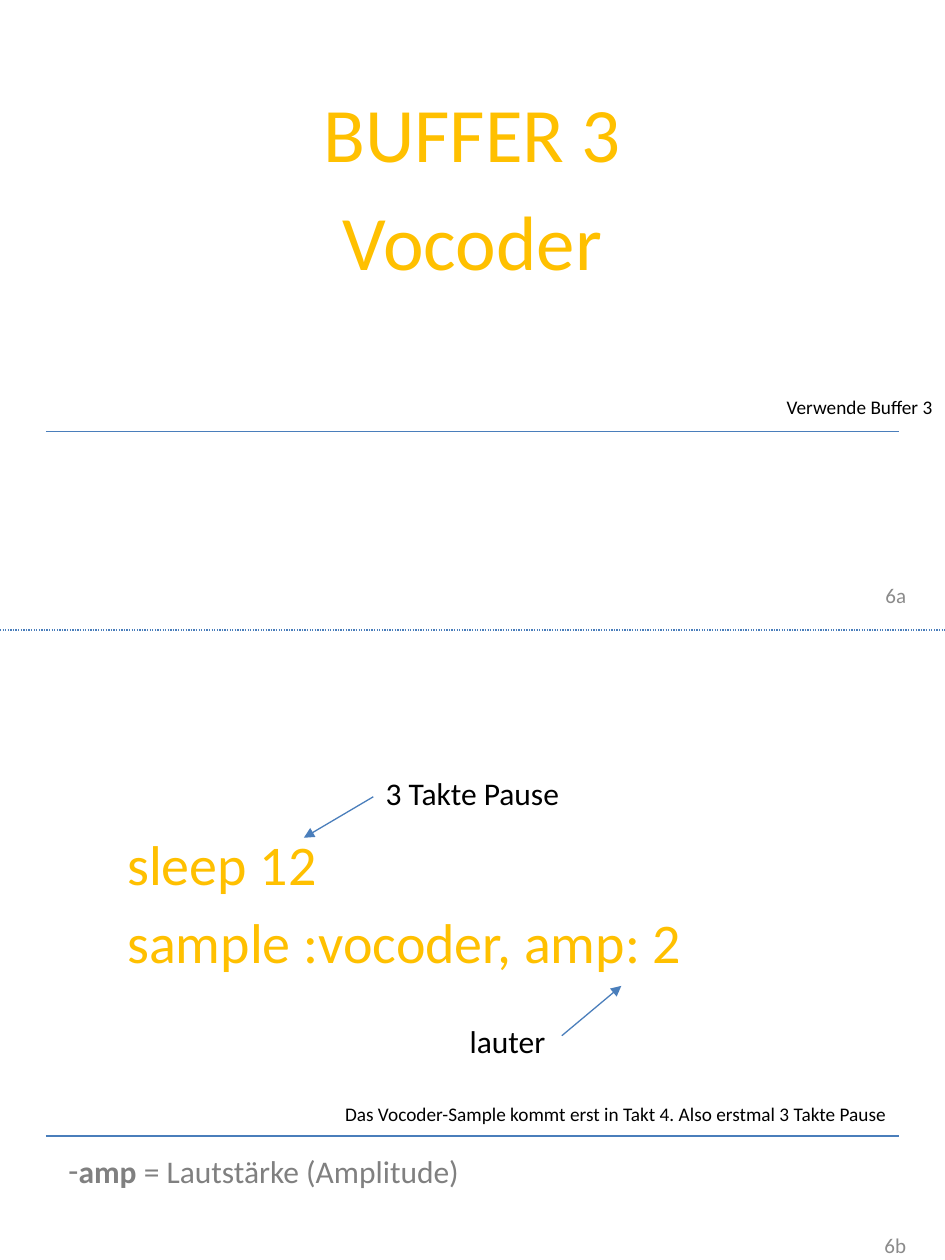
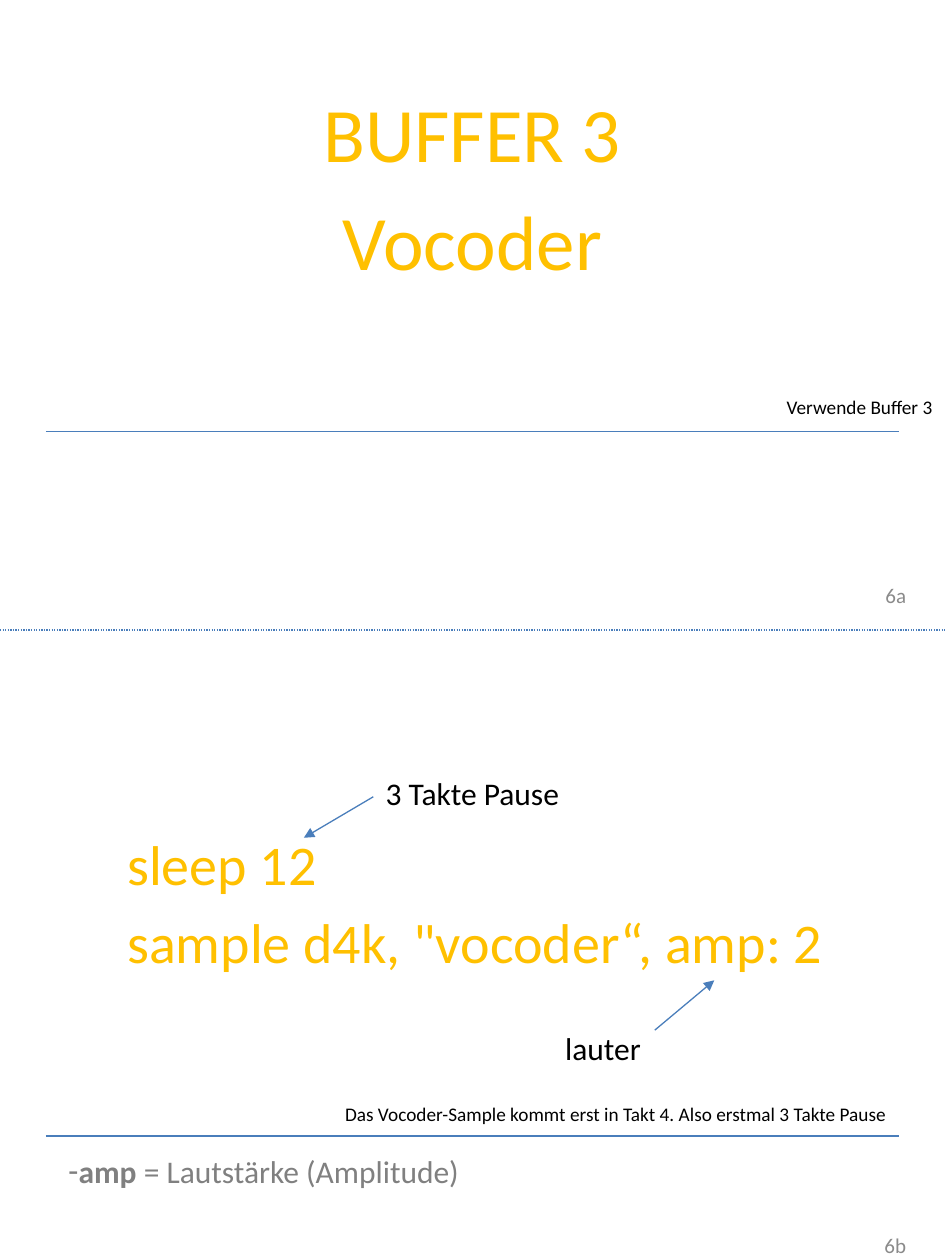
Before and after one commit to Devoxx4KidsDE/SonicPI, a slide deck: slide 6 of presentation/de/SonicPI_jingle_de.pptx. Drawn at 945x1260 pixels with LibreOffice and Linux fonts; fonts in the diff are those of the drawing; background and template pictures are left out. Boxes give left, top, right and bottom in pixels: in the first picture for what was removed or moved away, otherwise in the second. Text is boxed around its words. In the diff, an @@ line names an element or a change of style, - is before the commit and + after.

```diff
--- a/presentation/de/SonicPI_jingle_de.pptx
+++ b/presentation/de/SonicPI_jingle_de.pptx
@@ text at (x1=127, y1=922, x2=822, y2=972): text changed @@
-sample :vocoder, amp: 2
+sample d4k, "vocoder“, amp: 2
@@ arrow moved from (562, 1036) - (621, 985) to (655, 1031) - (714, 980) @@
@@ text "lauter" moved from (x1=470, y1=1031, x2=546, y2=1054) to (x1=565, y1=1038, x2=641, y2=1061) @@
```
Also in this commit, not shown: 5 other slides changed.
